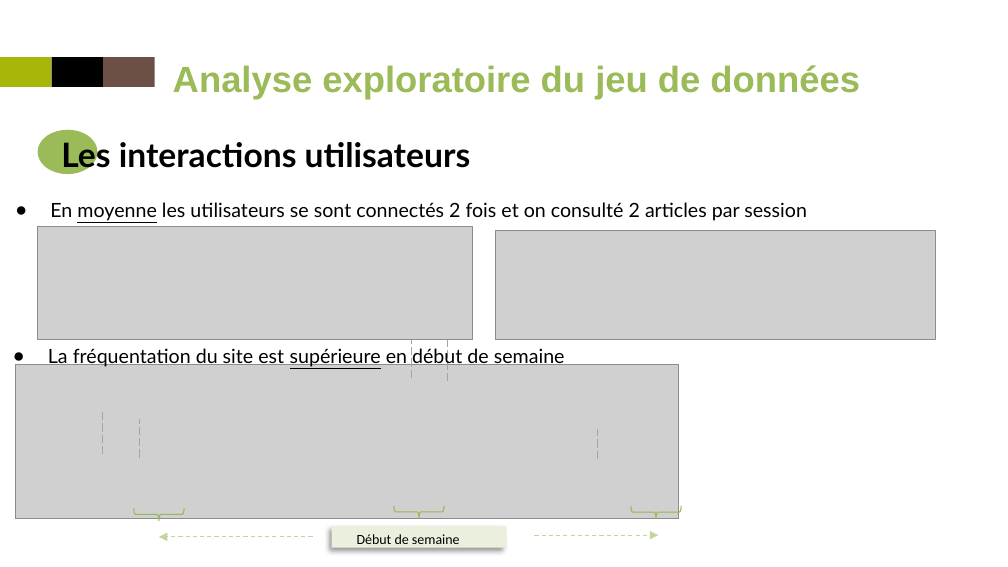
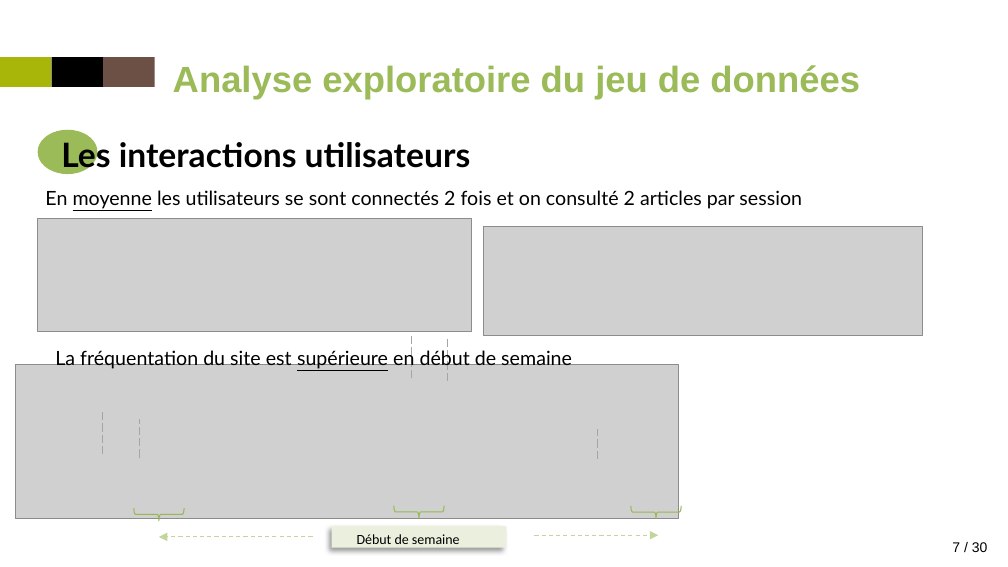
Before and after one commit to Trilian/projet9, a slide deck: slide 7 of P9_presentation.pptx. Drawn at 1008x567 pixels with LibreOffice and Linux fonts; fonts in the diff are those of the drawing; grey boxes stand for pictures. Boxes give left, top, right and bottom in pixels: in the first picture for what was removed or moved away, otherwise in the second. Text is boxed around its words. In the diff, an @@ line names an element or a change of style, - is before the commit and + after.

```diff
--- a/P9_presentation.pptx
+++ b/P9_presentation.pptx
@@ text "En moyenne les utilisateurs se ..." at [45, 190, 802, 209]: bullet ● to none @@
@@ text "En moyenne les utilisateurs se ...": place and size @@
-text "En moyenne les utilisateurs se ..." at [50, 202, 807, 221]
+text "En moyenne les utilisateurs se ..." at [45, 190, 802, 209]
@@ picture: place and size @@
-picture at [37, 226, 472, 339]
+picture at [37, 219, 472, 332]
@@ picture: place and size @@
-picture at [496, 230, 935, 339]
+picture at [484, 227, 923, 336]
@@ text "La fréquentation du site est ...": place and size @@
-text "La fréquentation du site est ..." at [48, 346, 565, 368]
+text "La fréquentation du site est ..." at [55, 348, 572, 370]
@@ text "La fréquentation du site est ..." at [55, 348, 572, 370]: bullet ● to none @@
@@ page number added at [945, 542, 988, 552], 10 pt, text #000000 @@
+77 / 30
```
Also in this commit, not shown: 24 other slides changed, 1 slide removed, 36 other files.
